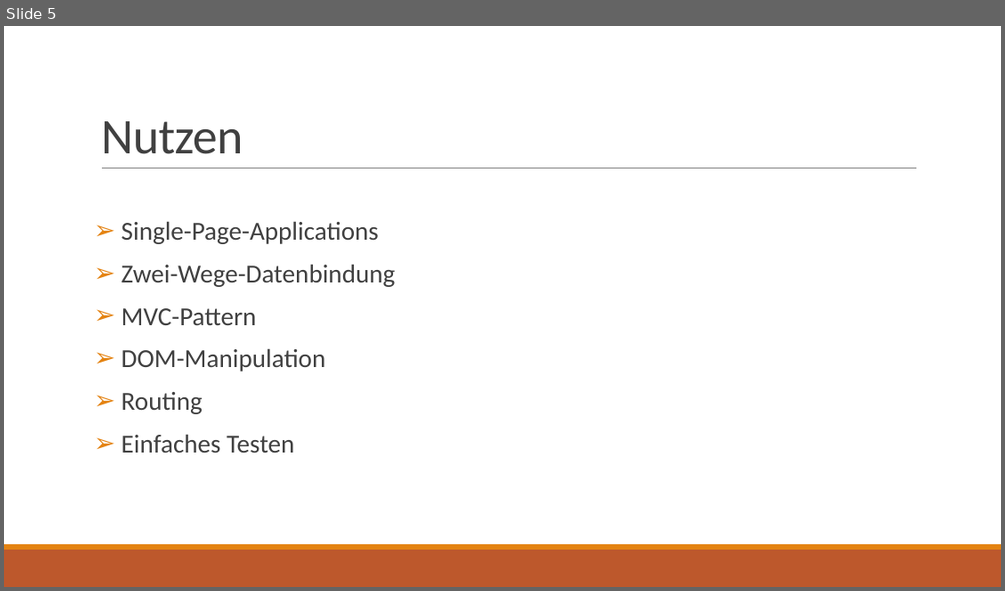
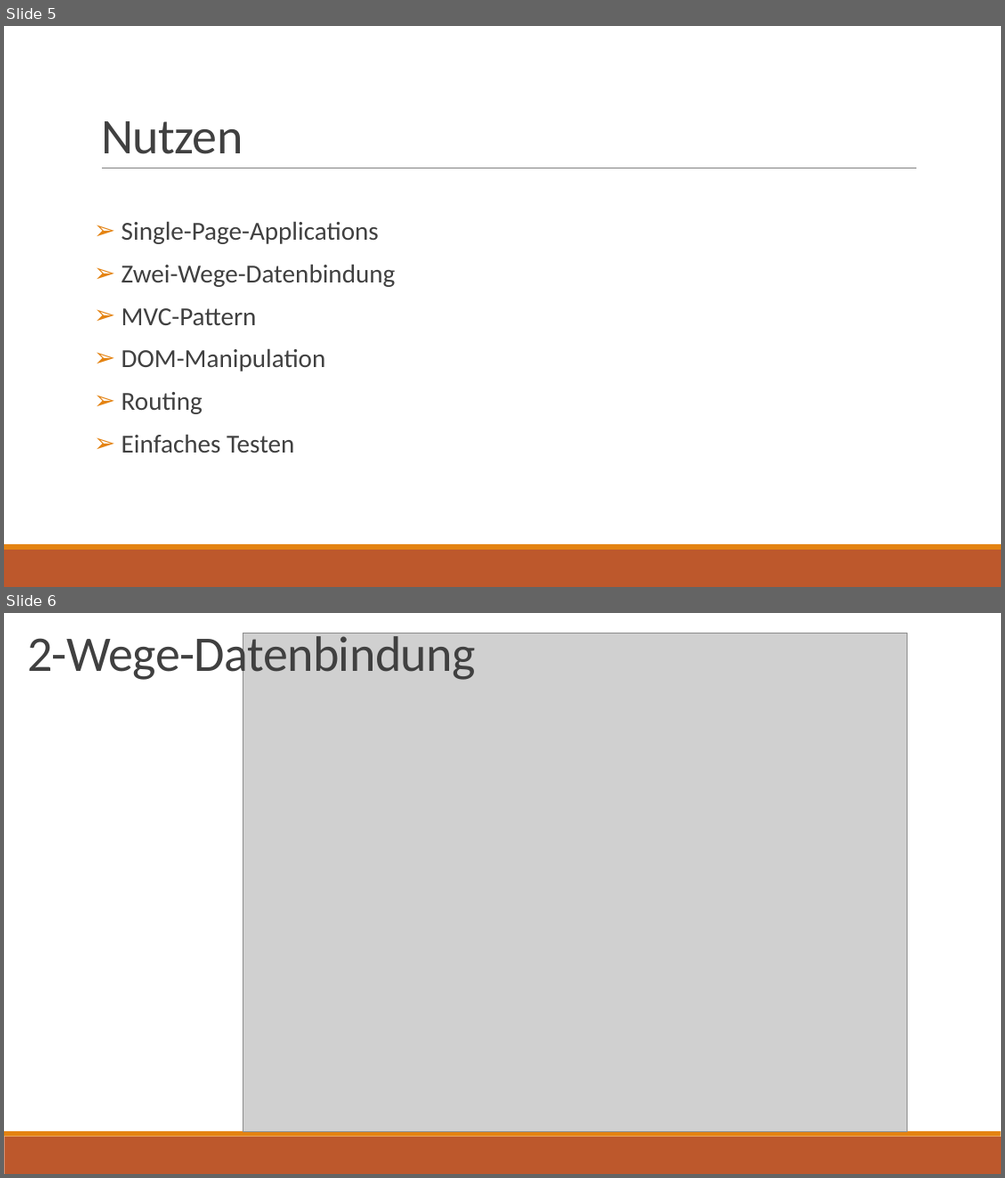
Before and after one commit to ptreyer/AngularJS, a slide deck: presentation/AngularJS.pptx. Shown one above the other, each under a label of ours: slide 5 before the commit, slides 5 and 6 after it. The pictures are 1005x591 and 1005x1178 pixels, drawn with LibreOffice and Linux fonts; fonts in the diff are those of the drawing; grey boxes stand for pictures. Boxes give left, top, right and bottom in pixels: in the first picture for what was removed or moved away, otherwise in the second. Text is boxed around its words. In the diff, an @@ line names an element or a change of style, - is before the commit and + after.

```diff
--- a/presentation/AngularJS.pptx
+++ b/presentation/AngularJS.pptx
@@ slide 6 added at (4, 613, 1001, 1174), background #FFFFFF; not listed: 2 template elements that a slide beside it also shows @@
@@ title added at (27, 630, 476, 683), 48 pt, text #404040 @@
+2-Wege-Datenbindung
@@ picture added at (243, 633, 907, 1131) @@
```
Also in this commit, not shown: 5 other slides added, 5 other files.
